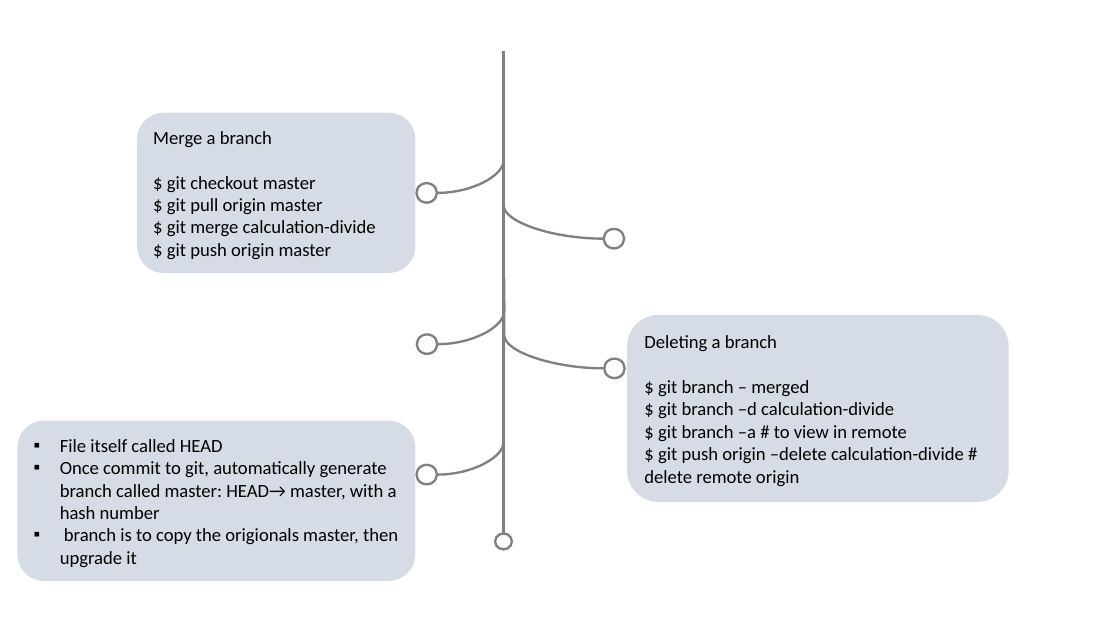
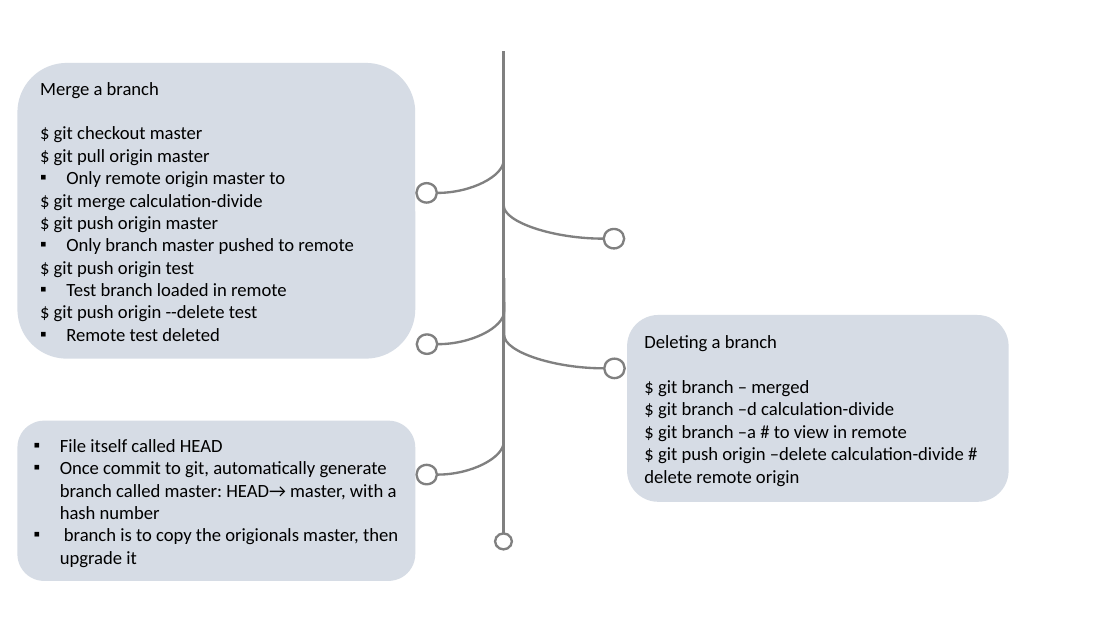
Before and after one commit to xlyuan2018/git_github_tutorial, a slide deck: slide 20 of Git_GitHub.pptx. Drawn at 1120x630 pixels with LibreOffice and Linux fonts; fonts in the diff are those of the drawing. Boxes give left, top, right and bottom in pixels: in the first picture for what was removed or moved away, otherwise in the second. Text is boxed around its words. In the diff, an @@ line names an element or a change of style, - is before the commit and + after.

Commit message:
ppt ignored

```diff
--- a/Git_GitHub.pptx
+++ b/Git_GitHub.pptx
@@ rounded rectangle "Merge a branch": place and size @@
-rounded rectangle "Merge a branch" at <box>137,113,415,273</box>
+rounded rectangle "Merge a branch" at <box>18,63,416,359</box>
@@ text in rounded rectangle at <box>66,171,285,187</box>: paragraph added @@
+▪ Only remote origin master to
@@ text in rounded rectangle at <box>54,238,353,341</box>: paragraphs added @@
+▪ Only branch master pushed to remote
+$ git push origin test
+▪ Test branch loaded in remote
+$ git push origin --delete test
+▪ Remote test deleted
```
